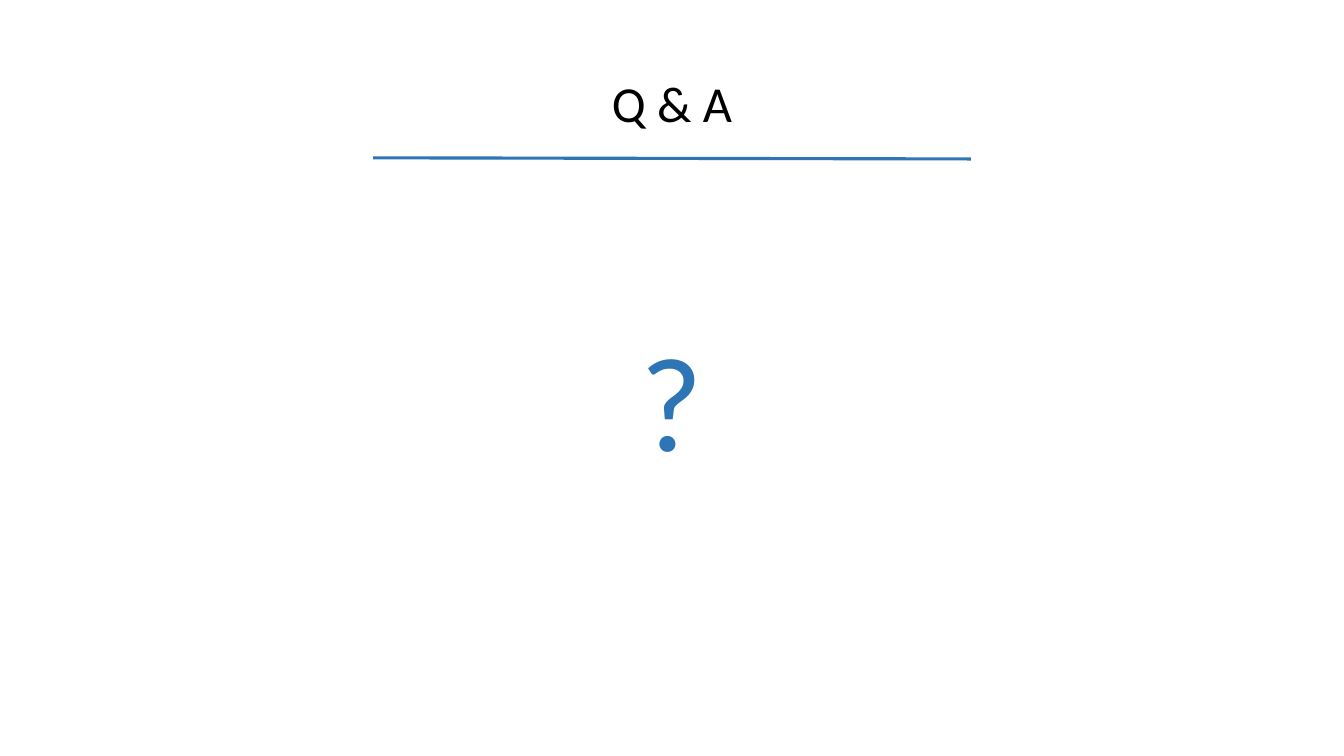
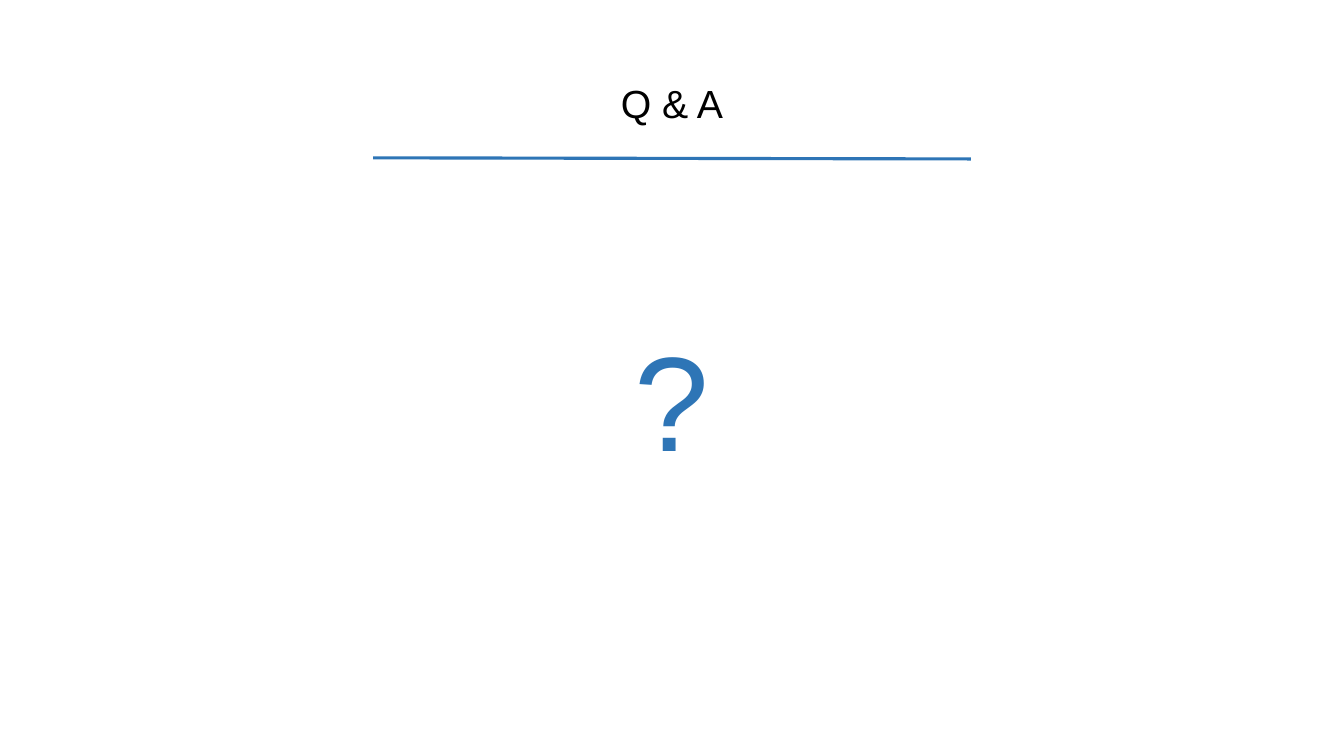
Before and after one commit to m-peko/SecureBLE, a slide deck: slide 12 of docs/SecureBLE.pptx (slide 8 before the commit). Drawn at 1344x756 pixels with LibreOffice and Linux fonts; fonts in the diff are those of the drawing. Boxes give left, top, right and bottom in pixels: in the first picture for what was removed or moved away, otherwise in the second. Text is boxed around its words. In the diff, an @@ line names an element or a change of style, - is before the commit and + after.

```diff
--- a/docs/SecureBLE.pptx
+++ b/docs/SecureBLE.pptx
@@ text "Q & A" at <box>621,90,723,126</box>: size 36 to 28 pt, font Calibri to Arial @@
@@ text "?" at <box>605,312,739,485</box>: font Calibri to Arial @@
```
Also in this commit, not shown: 7 other slides changed, 4 slides added, 15 other files.
